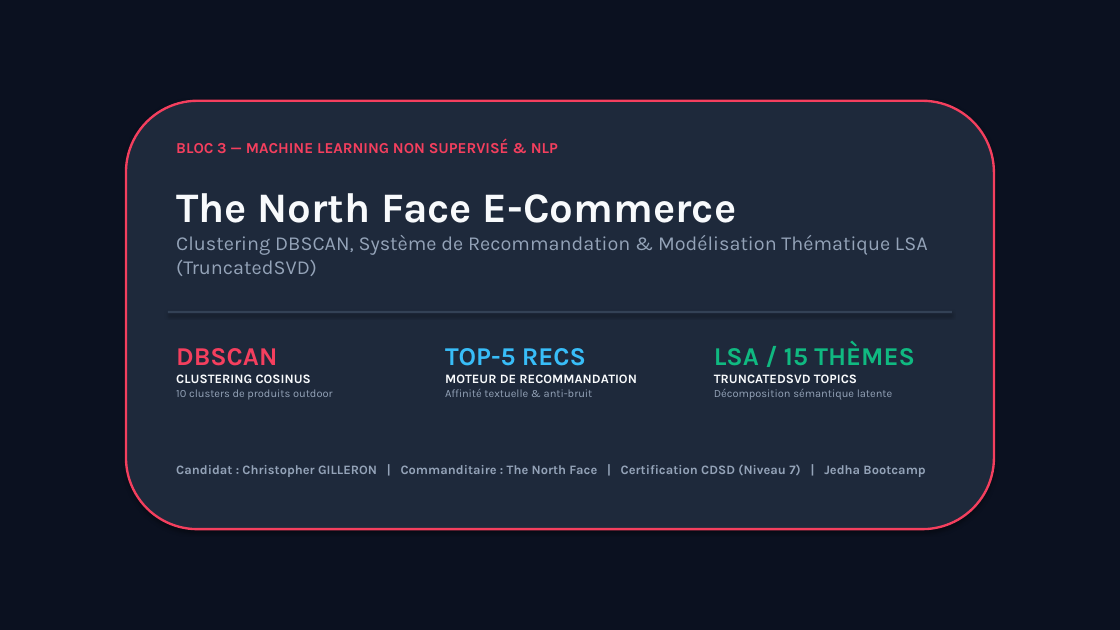
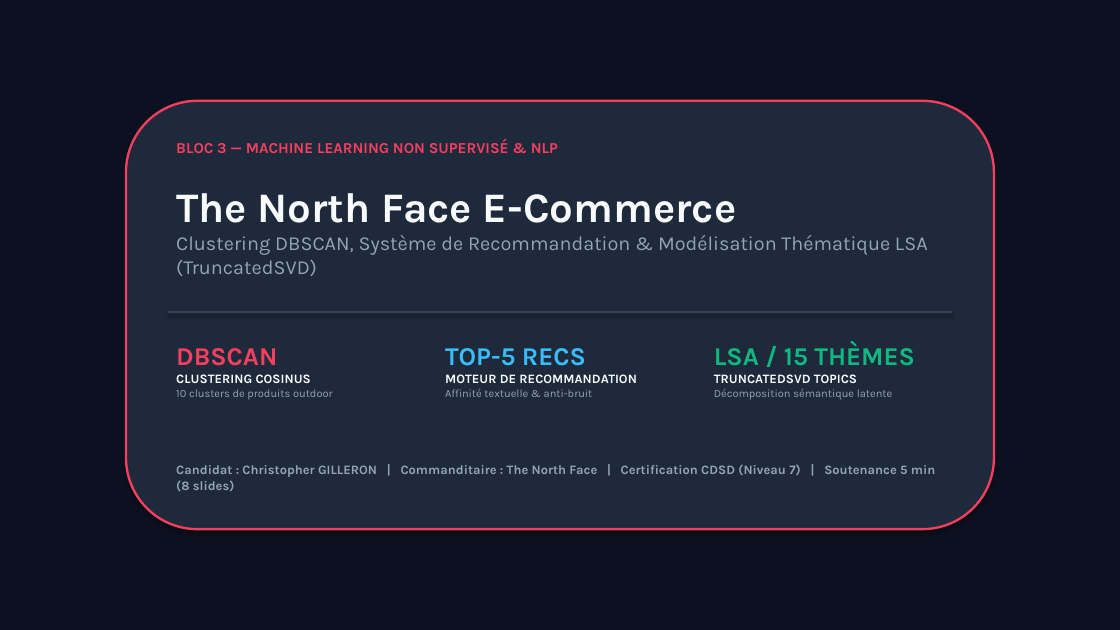
Before and after one commit to Elkristobal59/CERTIFICATION_CDSD, a slide deck: slide 1 of Bloc_3_Machine_Learning/North_Face/North_face_presentation.pptx. Drawn at 1120x630 pixels with LibreOffice and Linux fonts; fonts in the diff are those of the drawing. Boxes give left, top, right and bottom in pixels: in the first picture for what was removed or moved away, otherwise in the second. Text is boxed around its words. In the diff, an @@ line names an element or a change of style, - is before the commit and + after.

Commit message:
feat(certif): calibrage strict a 8 slides max (format oral 5 min) pour Steam, Walmart et North Face

```diff
--- a/Bloc_3_Machine_Learning/North_Face/North_face_presentation.pptx
+++ b/Bloc_3_Machine_Learning/North_Face/North_face_presentation.pptx
@@ text at bbox=[176, 465, 935, 491]: text changed @@
-Candidat : Christopher GILLERON | Commanditaire : The North Face | Certification CDSD (Niveau 7) | Jedha Bootcamp
+Candidat : Christopher GILLERON | Commanditaire : The North Face | Certification CDSD (Niveau 7) | Soutenance 5 min (8 slides)
```
Also in this commit, not shown: 7 other slides changed, 2 slides removed, 2 other files.
